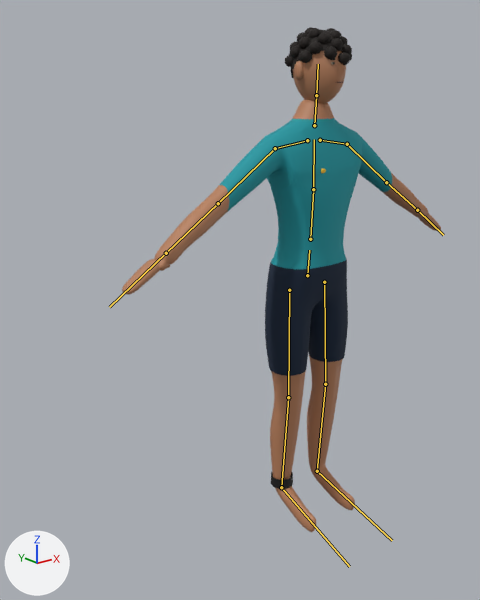
The glTF model assets/models/surfer_local.glb, before and after one commit.
Rendered twice from a 50 mm camera at (-1.69, -1.7, 1.61) aimed at (-0.21, 0.16, 0.87). Arrows for +X, +Y and +Z are at lower left; the lights stay in place. The older version comes first. The bones that bend it are drawn over the model as lines.

Objects in the first picture: 'Surfer'.
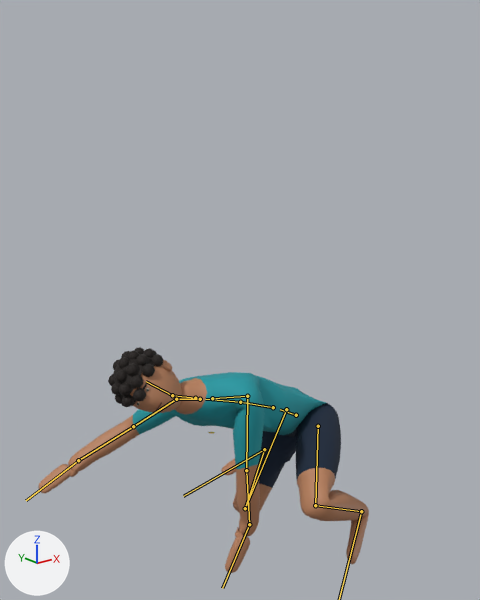
The newer file adds an action. The first version stands in its rest pose; the second is drawn at frame 0 of the action 'hand_drag'.

Changed parts and their boxes (x1, y1, x2, y2) in the pictures (480 x 600 px):
'Surfer', posed (55% shorter)
    before: (122, 27, 441, 532)
    after: (38, 347, 369, 573)
bone 'hips', root to tip
    before: (307, 275) to (309, 250)
    after: (296, 415) to (280, 409)
bone 'spine', root to tip
    before: (310, 239) to (313, 189)
    after: (273, 407) to (240, 402)
bone 'chest', root to tip
    before: (313, 189) to (314, 139)
    after: (240, 402) to (205, 399)
bone 'neck', root to tip
    before: (314, 125) to (316, 95)
    after: (195, 398) to (172, 395)
bone 'head', root to tip
    before: (316, 95) to (318, 64)
    after: (172, 395) to (146, 381)
bone 'upper_arm_L', root to tip
    before: (347, 144) to (386, 182)
    after: (247, 396) to (246, 470)
bone 'forearm_L', root to tip
    before: (386, 182) to (417, 210)
    after: (246, 470) to (249, 524)
bone 'hand_L', root to tip
    before: (417, 210) to (443, 235)
    after: (249, 524) to (222, 588)
bone 'upper_arm_R', root to tip
    before: (275, 148) to (218, 203)
    after: (176, 399) to (133, 426)
bone 'forearm_R', root to tip
    before: (218, 203) to (166, 253)
    after: (133, 426) to (78, 460)
bone 'hand_R', root to tip
    before: (166, 253) to (109, 307)
    after: (78, 460) to (26, 500)
bone 'thigh_L', root to tip
    before: (324, 282) to (325, 384)
    after: (318, 426) to (315, 505)
bone 'shin_L', root to tip
    before: (325, 384) to (317, 471)
    after: (315, 505) to (361, 511)
bone 'thigh_R', root to tip
    before: (289, 290) to (288, 397)
    after: (286, 409) to (245, 508)
bone 'shin_R', root to tip
    before: (288, 397) to (281, 487)
    after: (245, 508) to (264, 449)
bone 'foot_R', root to tip
    before: (281, 487) to (349, 566)
    after: (264, 449) to (183, 496)

The edits, one by one:
Bone 'hips' (bone_hips) moves from (0.0, 0.0, 0.0) to (-0.04, -0.559, 0.04).
Bone 'hips' (bone_hips) turns from (0, 0, 0) to (-30, -86, 90) degrees about its own x, y and z.
Bone 'spine' (bone_spine) turns from (0, 0, 0) to (8, 12, 0) degrees about its own x, y and z.
Bone 'chest' (bone_chest) turns from (0, 0, 0) to (6, 10, 0) degrees about its own x, y and z.
Bone 'neck' (bone_neck) turns from (0, 0, 0) to (-6, 20, -1) degrees about its own x, y and z.
Bone 'head' (bone_head) turns from (0, 0, 0) to (-31, 26, -1) degrees about its own x, y and z.
Bone 'upper_arm_L' (bone_upper_arm_l) turns from (0, 0, 0) to (-84, -24, -27) degrees about its own x, y and z.
Bone 'forearm_L' (bone_forearm_l) turns from (0, 0, 0) to (0, 0, 7) degrees about its own x, y and z.
Bone 'hand_L' (bone_hand_l) turns from (0, 0, 0) to (-7, -2, -38) degrees about its own x, y and z.
Bone 'upper_arm_R' (bone_upper_arm_r) turns from (0, 0, 0) to (11, -3, 33) degrees about its own x, y and z.
Bone 'forearm_R' (bone_forearm_r) turns from (0, 0, 0) to (18, -6, 38) degrees about its own x, y and z.
Bone 'hand_R' (bone_hand_r) turns from (0, 0, 0) to (-6, 0, 3) degrees about its own x, y and z.
Bone 'thigh_L' (bone_thigh_l) turns from (0, 0, 0) to (-50, -44, -82) degrees about its own x, y and z.
Bone 'shin_L' (bone_shin_l) turns from (0, 0, 0) to (47, -48, 91) degrees about its own x, y and z.
Bone 'foot_L' (bone_foot_l) turns from (0, 0, 0) to (-40, -13, -35) degrees about its own x, y and z.
Bone 'thigh_R' (bone_thigh_r) turns from (0, 0, 0) to (-92, -7, -6) degrees about its own x, y and z.
Bone 'shin_R' (bone_shin_r) turns from (0, 0, 0) to (66, -52, 73) degrees about its own x, y and z.
Bone 'foot_R' (bone_foot_r) turns from (0, 0, 0) to (-46, 9, 20) degrees about its own x, y and z.
